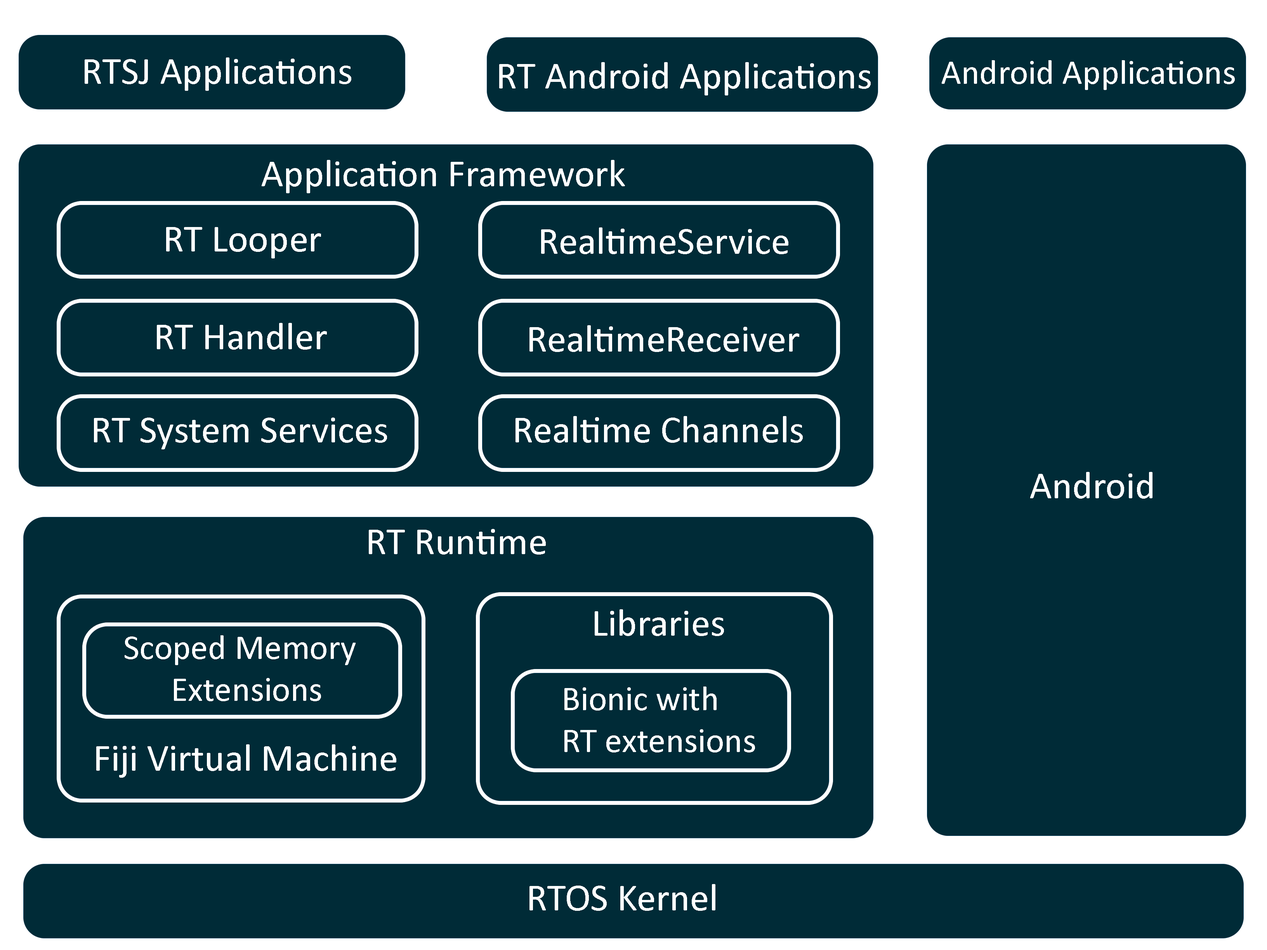
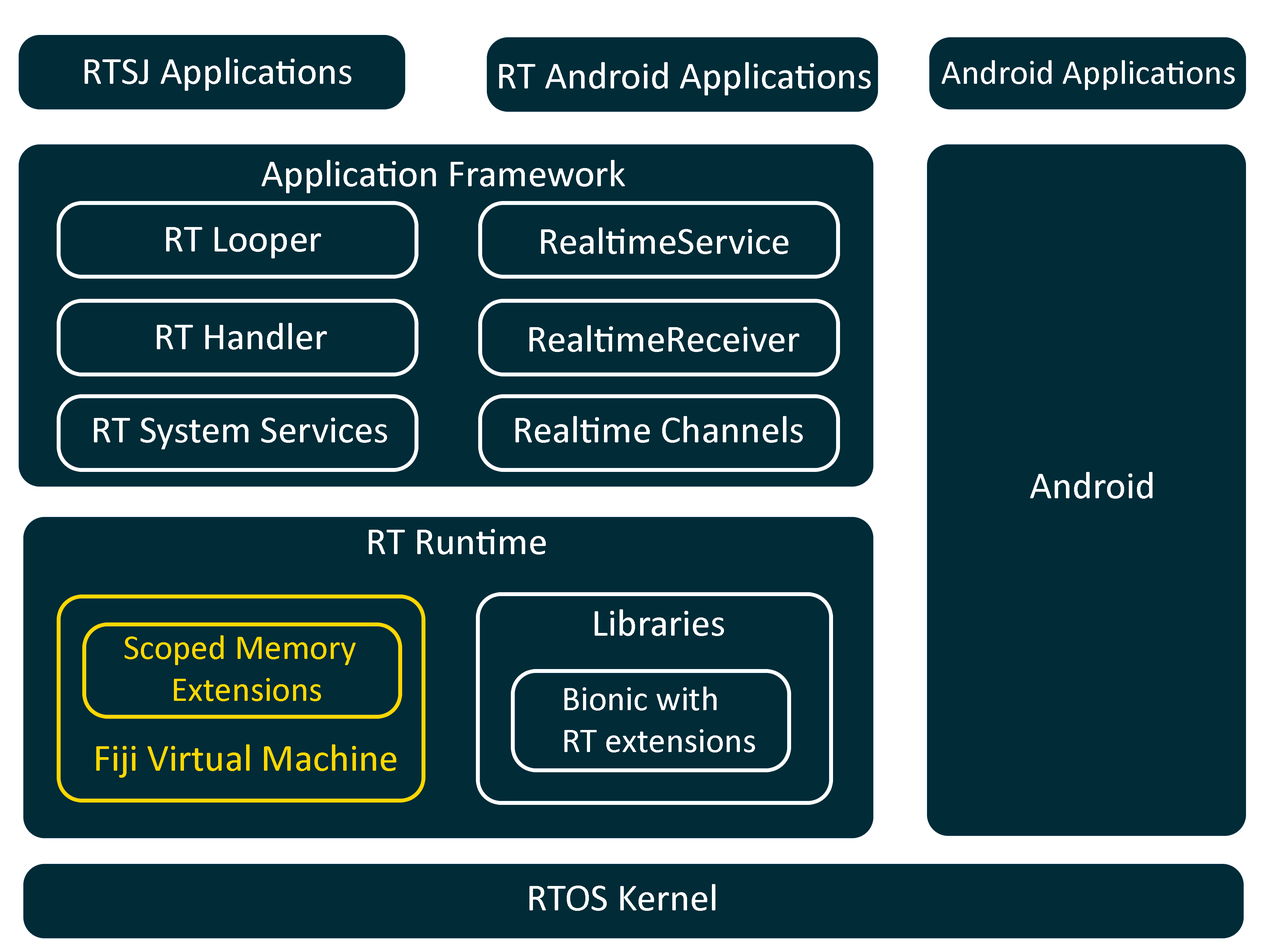
Two versions of the same layered image (1267x950). Layer-by-layer changes:
painted on "Scoped Memory Extensions" over [124, 635, 356, 702]
painted on "Fiji Virtual Machine" over [96, 744, 397, 778]
